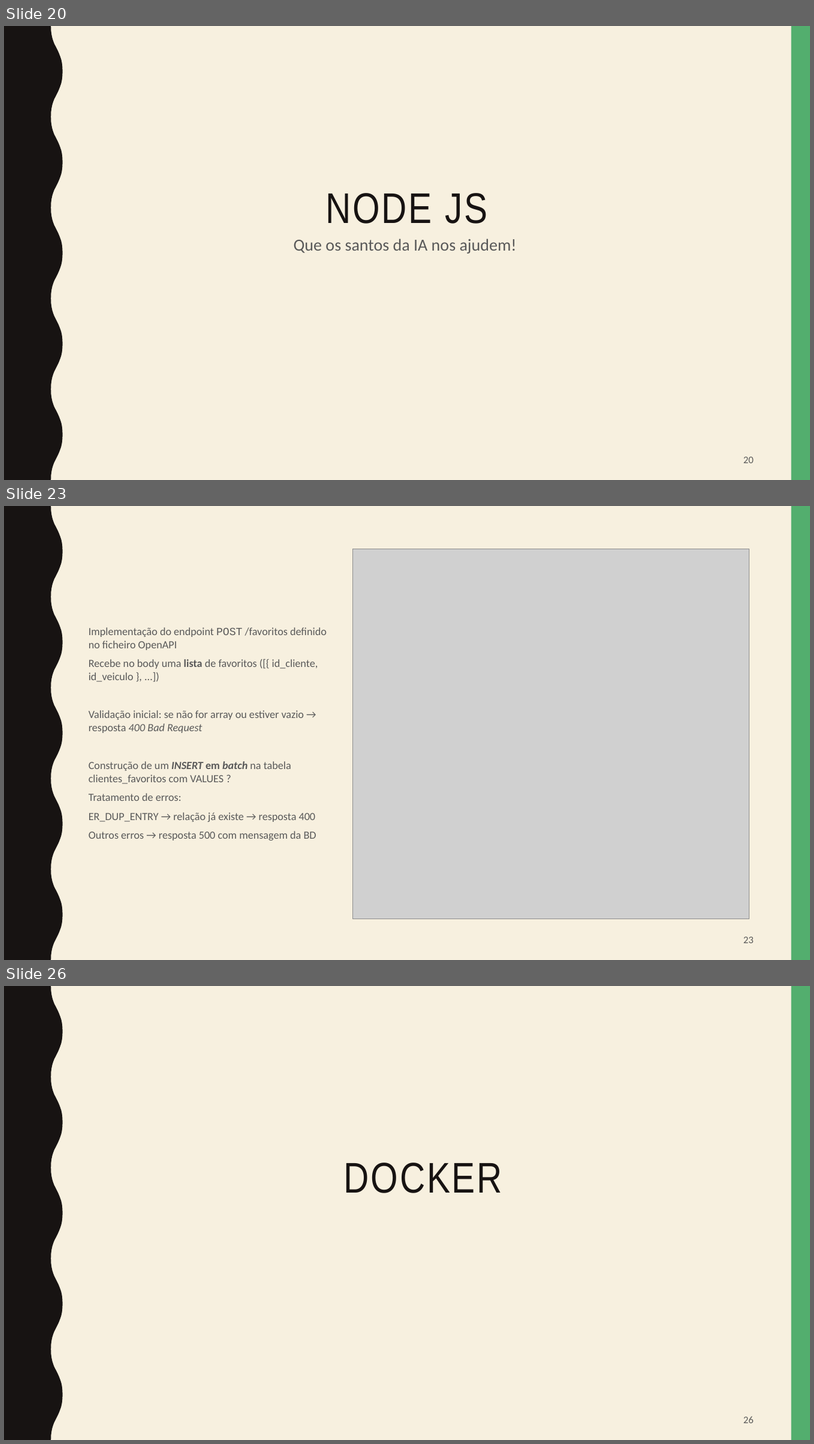
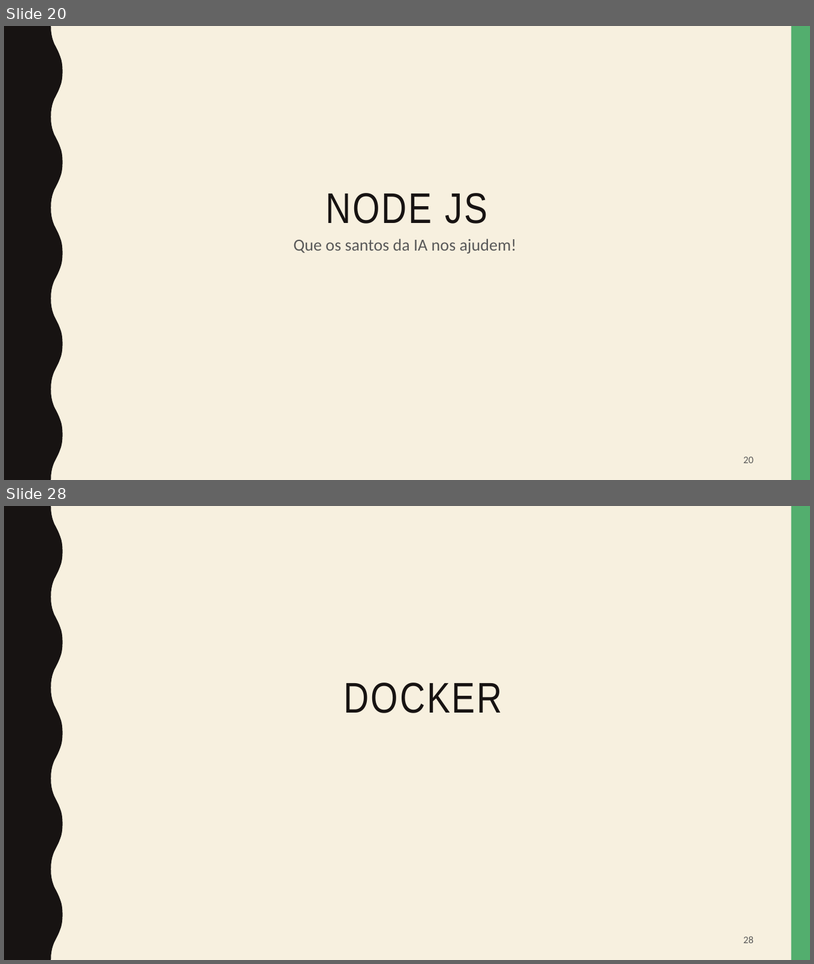
Before and after one commit to inf25dw1g31/M2, a slide deck: presentation/Car4Me.pptx. Shown one above the other, each under a label of ours: slides 20, 23 and 26 before the commit, slides 20 and 28 after it; the slides between them are not shown. The pictures are 814x1444 and 814x964 pixels, drawn with LibreOffice and Linux fonts; fonts in the diff are those of the drawing; grey boxes stand for pictures. Boxes give left, top, right and bottom in pixels: in the first picture for what was removed or moved away, otherwise in the second. Text is boxed around its words. In the diff, an @@ line names an element or a change of style, - is before the commit and + after.

```diff
--- a/presentation/Car4Me.pptx
+++ b/presentation/Car4Me.pptx
@@ slide 23 removed at (4, 506, 810, 960), background #F7F0DF; not listed: 2 template elements that a slide beside it also shows @@
@@ picture removed at (353, 549, 750, 919) @@
@@ text removed at (89, 627, 327, 840) @@
-Implementação do endpoint POST /favoritos definido no ficheiro OpenAPI
-Recebe no body uma lista de favoritos ([{ id_cliente, id_veiculo }, ...])
-Validação inicial: se não for array ou estiver vazio → resposta 400 Bad Request
-Construção de um INSERT em batch na tabela clientes_favoritos com VALUES ?
-Tratamento de erros:
-ER_DUP_ENTRY → relação já existe → resposta 400
-Outros erros → resposta 500 com mensagem da BD
@@ page number removed at (744, 936, 754, 943) @@
-23
@@ what was slide 26 is now slide 28 @@
@@ page number at (744, 936, 754, 943): text changed @@
-26
+28
```
Also in this commit, not shown: 5 slides changed, 4 slides added, 1 other slide removed.
